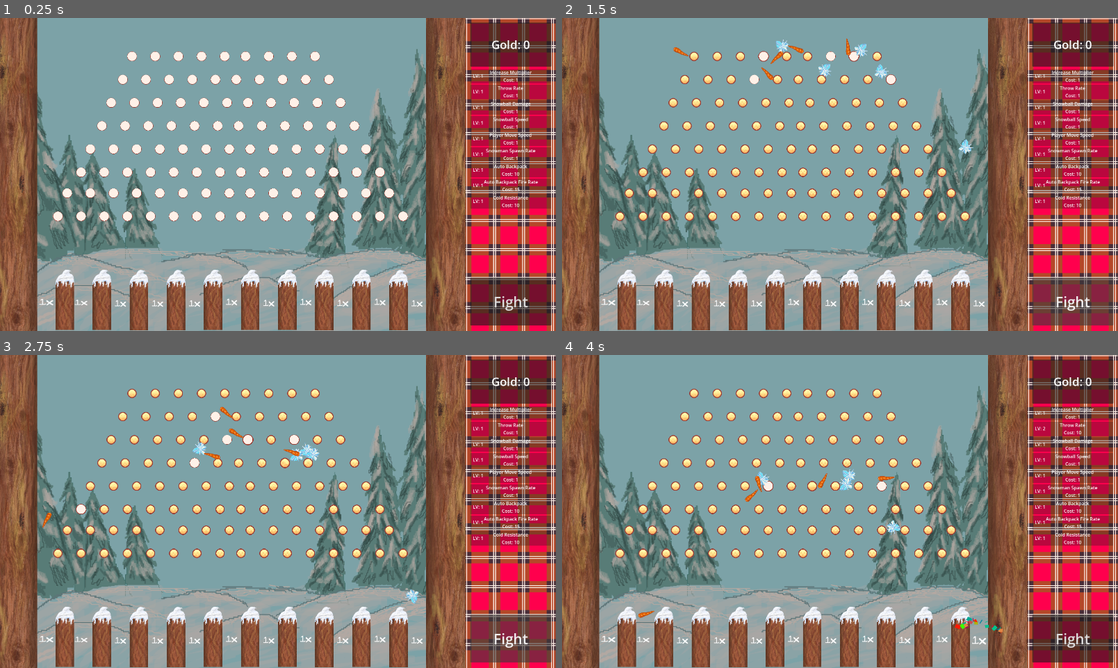
Above: before the commit, frames 1-4 (two rows, left to right).
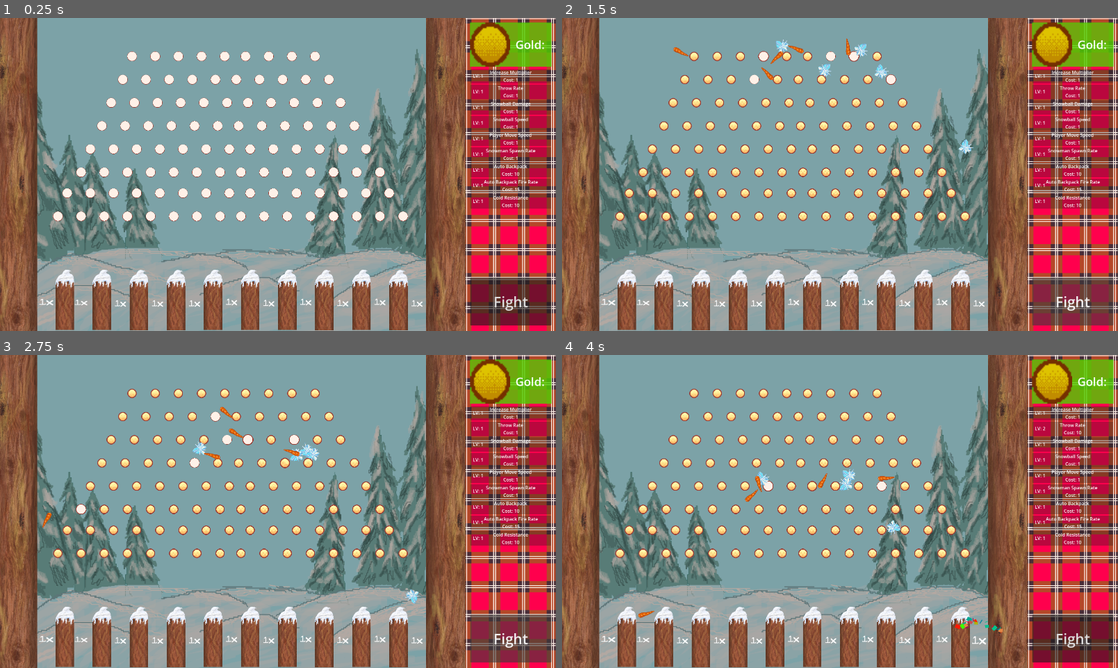
Above: after the commit, the same moments.

Repository: Parker-Vetter/snow-man-brawl
Game: Godot game, scene res://PeggleDrop/PeggleDrop.tscn
The game is run twice, just before and just after one commit, with the same random seed, the same clock (stepped at 60 frames per second) and the same inputs. This scene is started directly instead of the project's main scene. The engine's default icon, where the game draws it, is replaced by a stand-in: a white triangle on a blue panel in a dark square.
Inputs (mouse positions are in pixels of both pictures, inside the frame that each line leads up to):
- Up to frame 1 (0.25 s): no input
- Up to frame 2 (1.5 s): click "Fight" at 0.5 s; click "Fight" at 1.25 s
- Up to frame 3 (2.75 s): click "Fight" at 2 s
- Up to frame 4 (4 s): move the mouse to (606, 639) at 2.77 s; hold Space (Shoot) 2.78-3.5 s; click (606, 639) at 2.92 s; click "Throw Rate Cost: 1" at 3.5 s

The runs differ from the first frame. In frame 1, 2.1% of the frame differs, in the area x 84-100%, y 1-16%; in frame 2, 2.1%; in frame 3, 2.1%; in frame 4, 2.1%.
Error in both runs: Out of bounds get index '0' (on base: 'Array[Node]') (res://PeggleDrop/UI/ui_fight.gd:8)

Commit message:
Decoraded Gold

Diff:
--- a/PeggleDrop/PeggleDrop.tscn
+++ b/PeggleDrop/PeggleDrop.tscn
@@ -11,6 +11,7 @@
 [ext_resource type="PackedScene" uid="uid://b2bocywdcjqub" path="res://PeggleDrop/multiplyer/multilpyer.tscn" id="6_mapa8"]
 [ext_resource type="Script" uid="uid://bf0qvhxguh5hb" path="res://PeggleDrop/UI/gold_label.gd" id="8_6ap7j"]
 [ext_resource type="Texture2D" uid="uid://cbwaqhvttn342" path="res://PeggleDrop/UI/Plaid.png" id="9_jkpds"]
+[ext_resource type="Texture2D" uid="uid://cqwx3etramv3r" path="res://zacks sprites/peg.png" id="11_5ypyn"]
 [ext_resource type="Script" uid="uid://djru0hlxtdbcm" path="res://PeggleDrop/UI/button_upgrade.gd" id="11_i8mh4"]
 [ext_resource type="Texture2D" uid="uid://cfp0w6sx6mf6" path="res://zacks sprites/background2.png" id="11_tr0iw"]
 [ext_resource type="Texture2D" uid="uid://of2d7p3fusij" path="res://PeggleDrop/ShopAssets/Shopidea.png" id="12_6snom"]
@@ -65,6 +66,13 @@
 texture = ExtResource("9_jkpds")
 axis_stretch_horizontal = 1
 axis_stretch_vertical = 1
+
+[sub_resource type="StyleBoxFlat" id="StyleBoxFlat_1sqa4"]
+bg_color = Color(0.30588236, 0.8117647, 0, 0.80784315)
+
+[sub_resource type="StyleBoxTexture" id="StyleBoxTexture_t8hvx"]
+texture = ExtResource("11_5ypyn")
+modulate_color = Color(1, 1, 0, 1)
 
 [sub_resource type="StyleBoxTexture" id="StyleBoxTexture_4y353"]
 texture = ExtResource("12_6snom")
@@ -760,14 +768,26 @@
 offset_top = -0.37600136
 offset_right = -0.072021484
 offset_bottom = -0.41600037
-
-[node name="Gold_Label" type="Label" parent="CanvasLayer/MainUI/Control/Panel" unique_id=1557123810]
-layout_mode = 1
-anchors_preset = -1
+theme_override_styles/panel = SubResource("StyleBoxFlat_1sqa4")
+
+[node name="HBoxContainer" type="HBoxContainer" parent="CanvasLayer/MainUI/Control/Panel" unique_id=420191764]
+layout_mode = 1
+anchors_preset = 15
 anchor_right = 1.0
 anchor_bottom = 1.0
 grow_horizontal = 2
 grow_vertical = 2
+
+[node name="Panel" type="Panel" parent="CanvasLayer/MainUI/Control/Panel/HBoxContainer" unique_id=903418200]
+modulate = Color(1, 1, 0, 1)
+self_modulate = Color(1, 1, 0, 1)
+layout_mode = 2
+size_flags_horizontal = 3
+theme_override_styles/panel = SubResource("StyleBoxTexture_t8hvx")
+
+[node name="Gold_Label" type="Label" parent="CanvasLayer/MainUI/Control/Panel/HBoxContainer" unique_id=1557123810]
+layout_mode = 2
+size_flags_horizontal = 3
 theme_override_font_sizes/font_size = 40
 text = "Gold: "
 horizontal_alignment = 1
